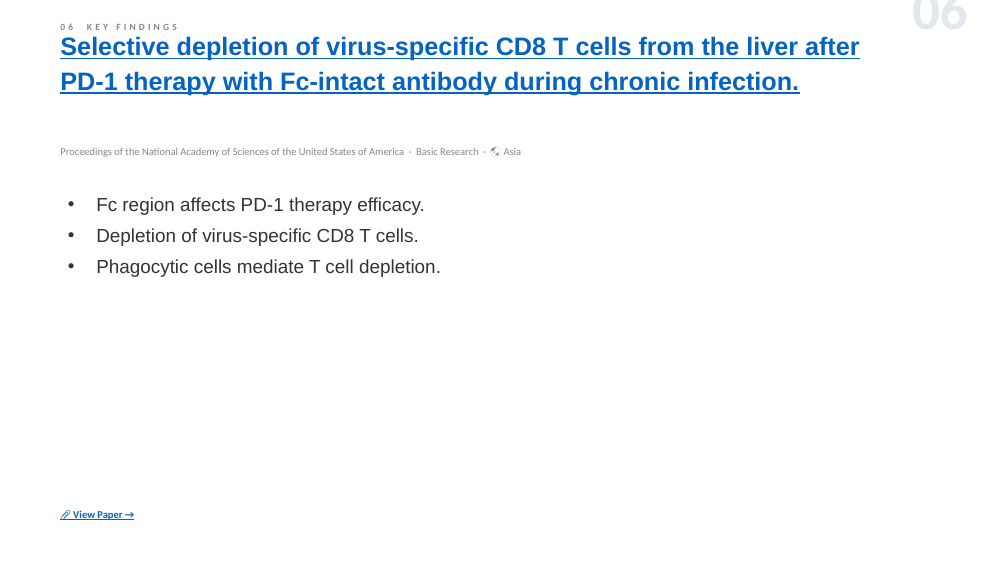
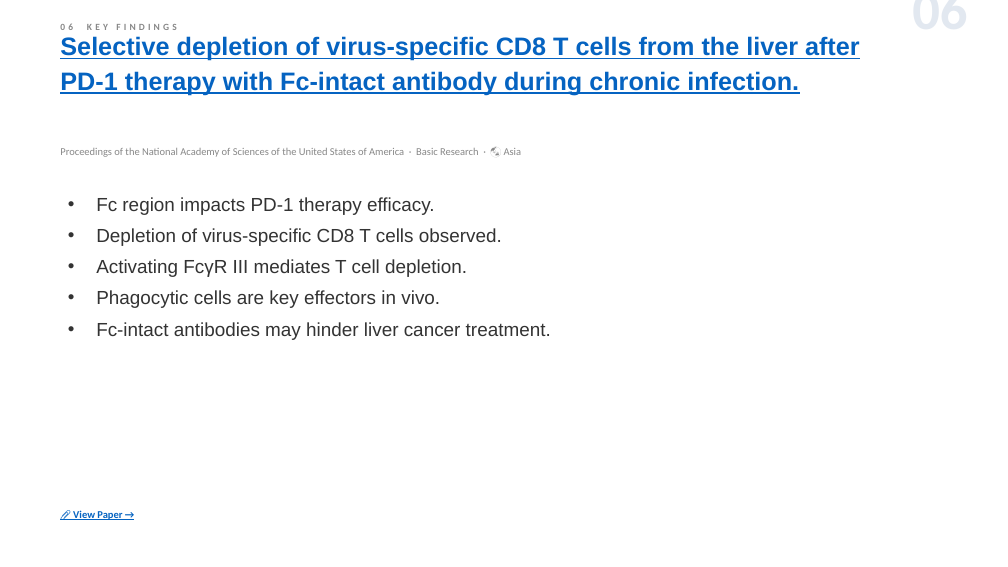
Before and after one commit to jejenhu-maker/hcc-weekly-digest, a slide deck: slide 8 of docs/digest-en.pptx. Drawn at 1008x567 pixels with LibreOffice and Linux fonts; fonts in the diff are those of the drawing. Boxes give left, top, right and bottom in pixels: in the first picture for what was removed or moved away, otherwise in the second. Text is boxed around its words. In the diff, an @@ line names an element or a change of style, - is before the commit and + after.

```diff
--- a/docs/digest-en.pptx
+++ b/docs/digest-en.pptx
@@ text at bbox=[96, 197, 551, 340]: text changed @@
-• Fc region affects PD-1 therapy efficacy.
-• Depletion of virus-specific CD8 T cells.
-• Phagocytic cells mediate T cell depletion.
+• Fc region impacts PD-1 therapy efficacy.
+• Depletion of virus-specific CD8 T cells observed.
+• Activating FcγR III mediates T cell depletion.
+• Phagocytic cells are key effectors in vivo.
+• Fc-intact antibodies may hinder liver cancer treatment.
```
Also in this commit, not shown: 11 other slides changed, 3 other files.
